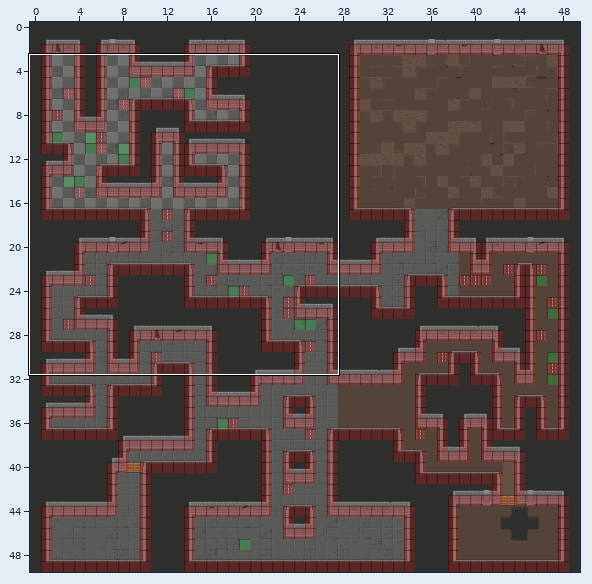
Level history. Tiled map: Team5_Torchase/win32/Resources/Maptest/MapLevel1.tmx. Above, an overview of the earlier version with the close-up marked.
Close-up. As it was:
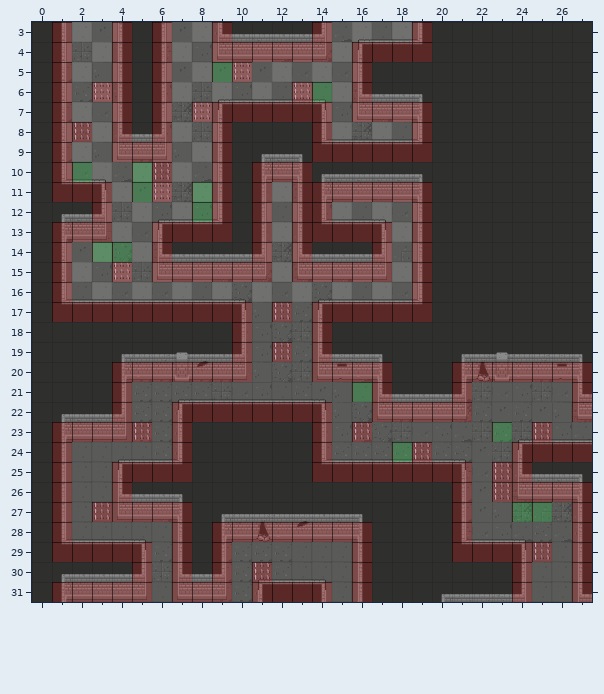
Cells are 32x32 px. Shown: x 0..27, y 3..31. The commit also changed other parts of the map, which this record leaves out.
And afterwards:
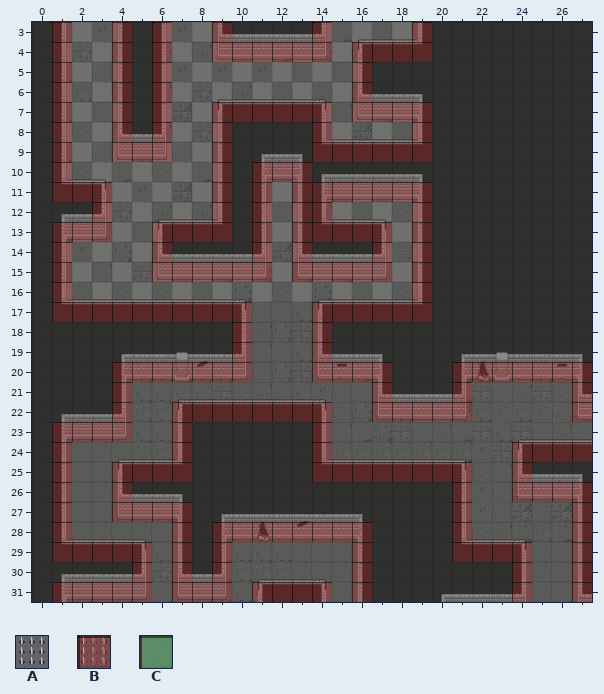
Key: from "GamemapObject": A 243; from "meta_tiles": B 0, C 1.
_ is an empty cell.
See-through tiles are keyed as they look on the map.
What changed:
Layer "die" (removed):
y 5: x 10 A -> _
y 6: x 3 A -> _; x 13 A -> _
y 7: x 8 A -> _
y 8: x 2 A -> _
y 10..11: x 6 A -> _
y 15: x 4 A -> _
y 17: x 12 A -> _
y 19: x 12 A -> _
y 23: x 5 A -> _; x 16 A -> _; x 25 A -> _
y 24: x 19 A -> _
y 25..26: x 23 A -> _
y 27: x 3 A -> _
y 29: x 25 A -> _
y 30: x 11 A -> _
Layer "Trap_plant" (removed):
y 5: x 9 C -> _
y 6: x 14 C -> _
y 10: x 2 C -> _; x 5 C -> _
y 11: x 5 C -> _; x 8 C -> _
y 12: x 8 C -> _
y 14: x 3..4 CC -> __
y 21: x 16 C -> _
y 23: x 23 C -> _
y 24: x 18 C -> _
y 27: x 24..25 CC -> __
Layer "Trap" (removed):
y 5: x 10 B -> _
y 6: x 3 B -> _; x 13 B -> _
y 7: x 8 B -> _
y 8: x 2 B -> _
y 10..11: x 6 B -> _
y 15: x 4 B -> _
y 17: x 12 B -> _
y 19: x 12 B -> _
y 23: x 5 B -> _; x 16 B -> _; x 25 B -> _
y 24: x 19 B -> _
y 25..26: x 23 B -> _
y 27: x 3 B -> _
y 29: x 25 B -> _
y 30: x 11 B -> _
